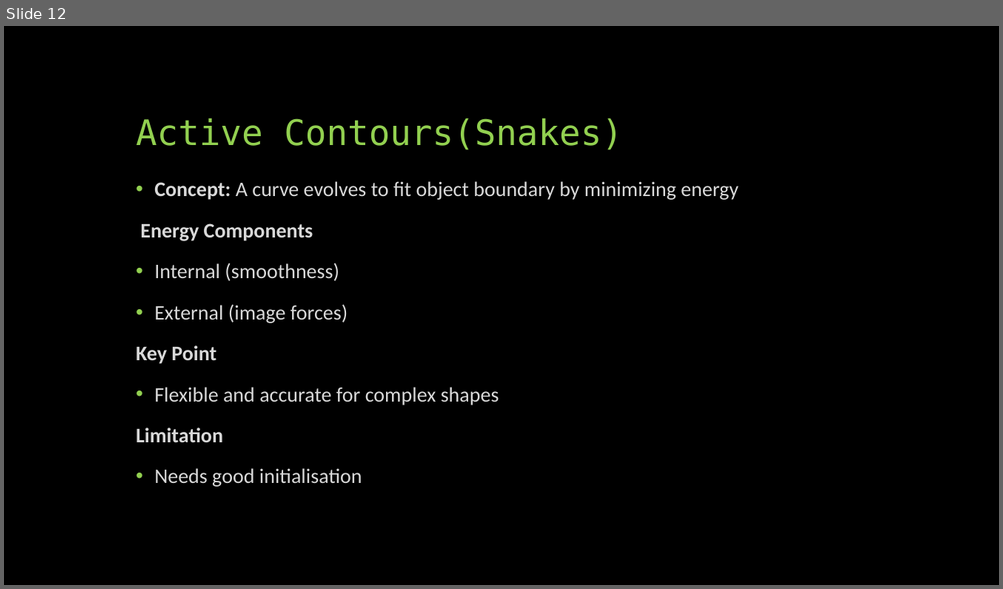
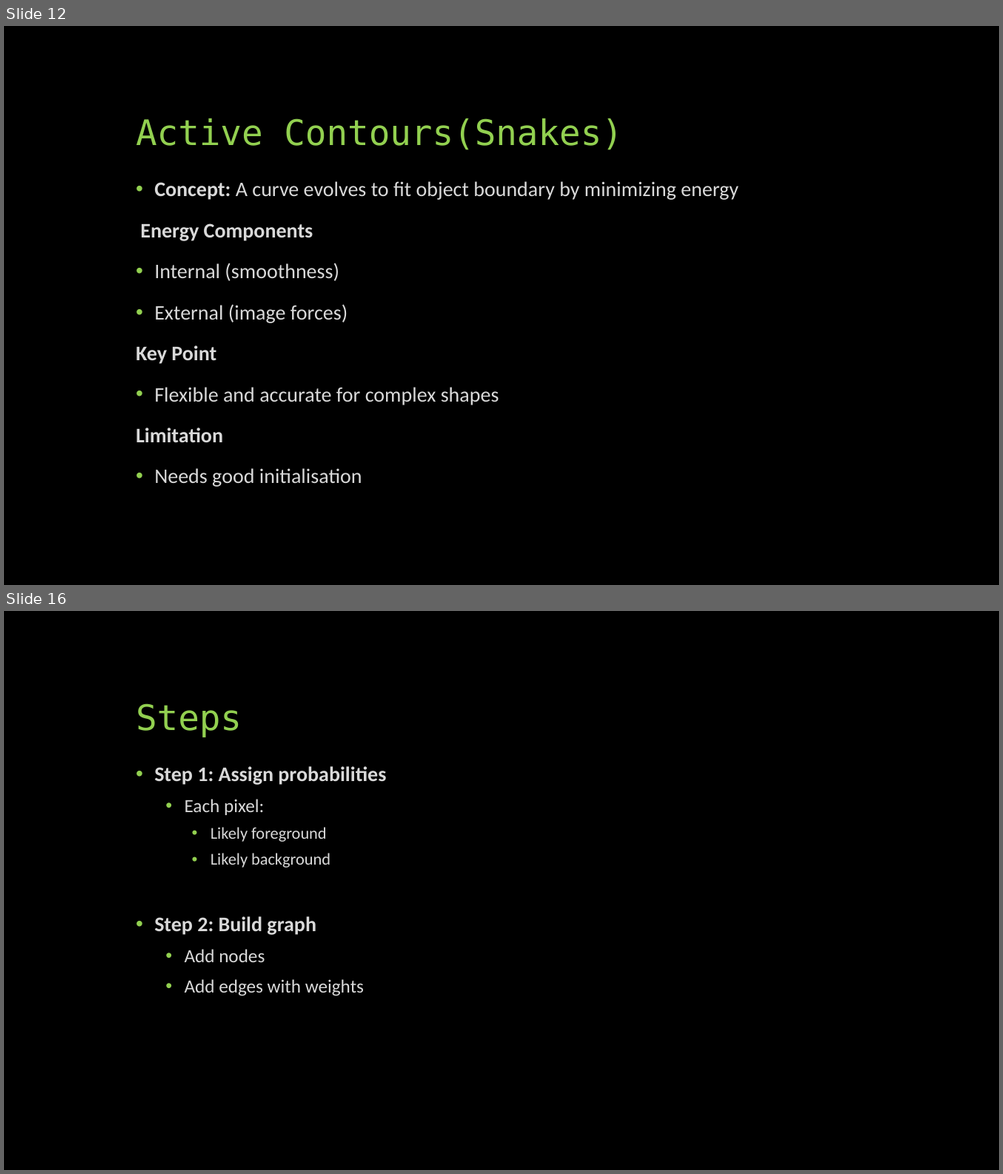
Before and after one commit to SreejithRajan-Lab/Computer-Vision, a slide deck: Presentations/Computer Vision – Module 4 .pptx. Shown one above the other, each under a label of ours: slide 12 before the commit, slides 12 and 16 after it; the slides between them are not shown. The pictures are 1003x589 and 1003x1174 pixels, drawn with LibreOffice and Linux fonts; fonts in the diff are those of the drawing. Boxes give left, top, right and bottom in pixels: in the first picture for what was removed or moved away, otherwise in the second. Text is boxed around its words. In the diff, an @@ line names an element or a change of style, - is before the commit and + after.

```diff
--- a/Presentations/Computer Vision – Module 4 .pptx
+++ b/Presentations/Computer Vision – Module 4 .pptx
@@ slide 16 added at [4, 611, 999, 1170], background #000000 @@
@@ title added at [136, 703, 242, 738], 34 pt, text #92D050 @@
+Steps
@@ text added at [154, 766, 386, 997], 20 pt, text #D9D9D9 @@
+• Step 1: Assign probabilities
+  • Each pixel:
+    • Likely foreground
+    • Likely background
+• Step 2: Build graph
+  • Add nodes
+  • Add edges with weights
```
Also in this commit, not shown: 19 other slides added, 2 other files.
